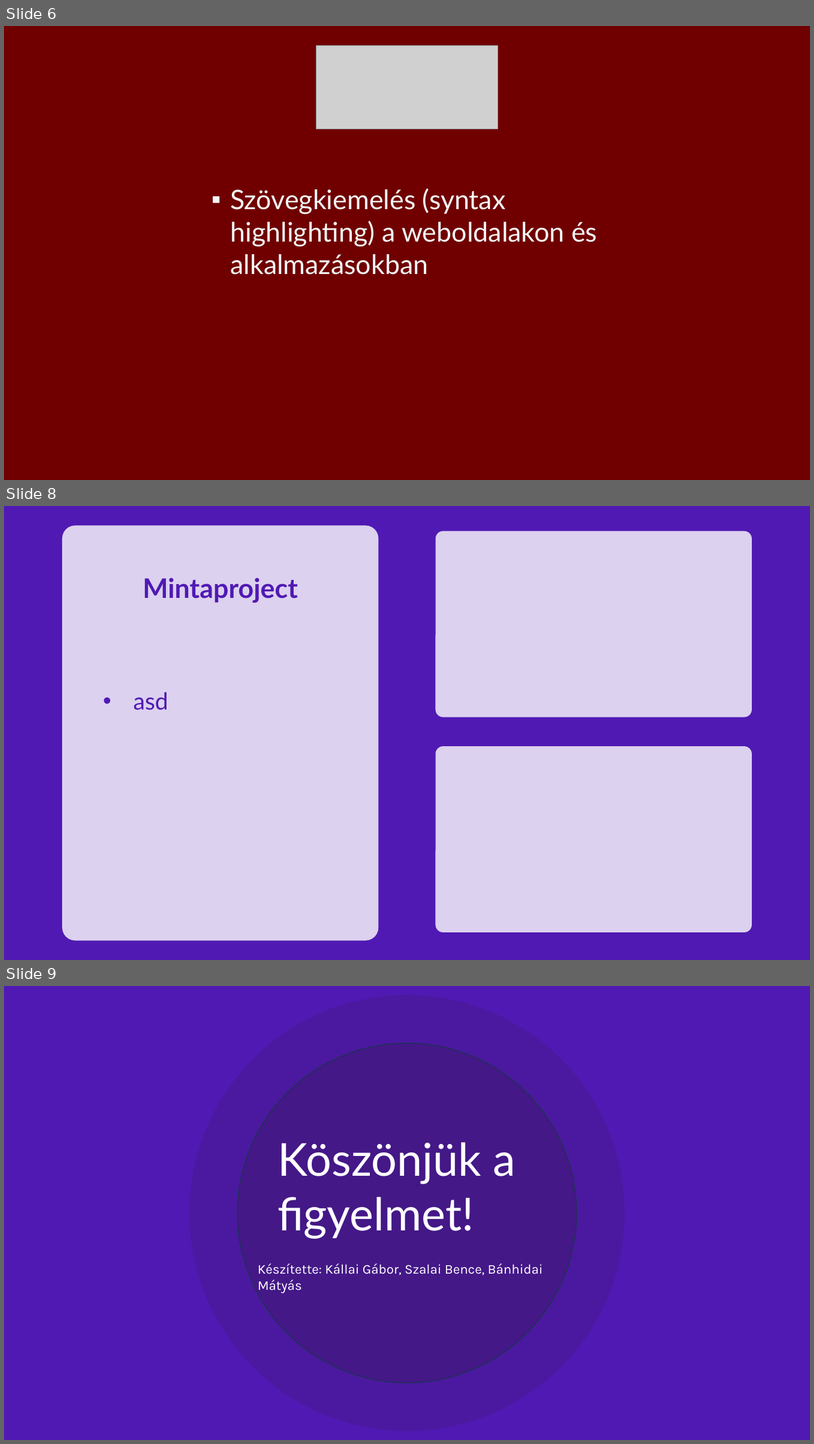
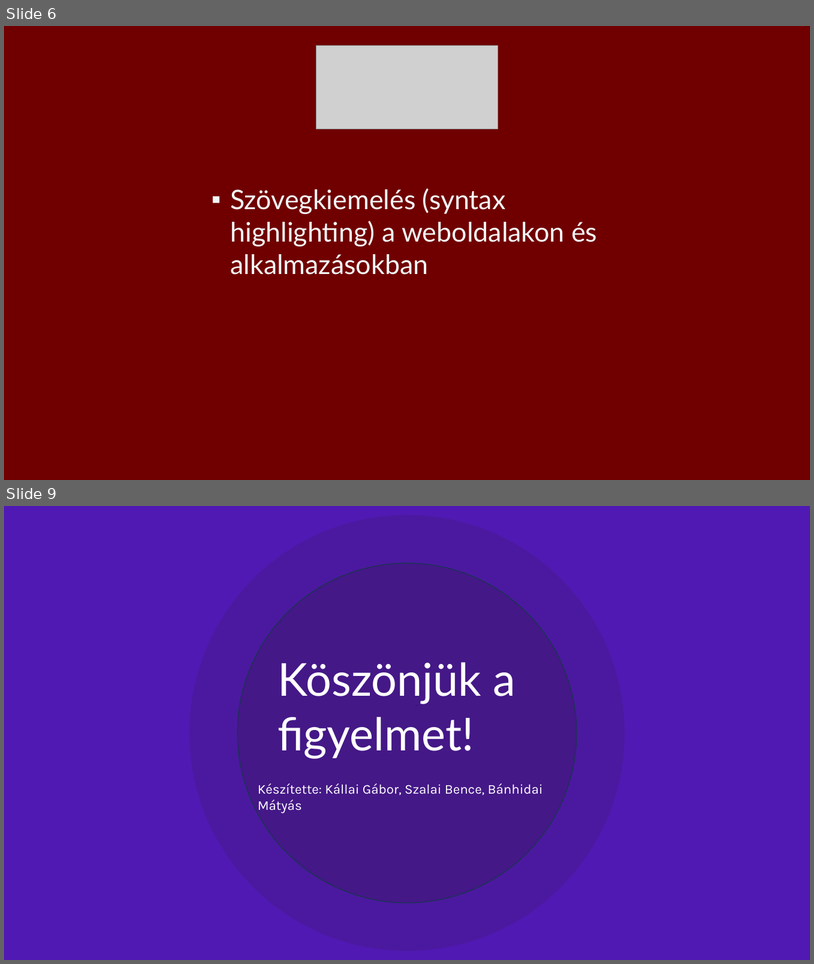
Before and after one commit to Benceszalaiii/HTML-PPT-Project, a slide deck: Prezentáció.pptx. Shown one above the other, each under a label of ours: slides 6, 8 and 9 before the commit, slides 6 and 9 after it; the slides between them are not shown. The pictures are 814x1444 and 814x964 pixels, drawn with LibreOffice and Linux fonts; fonts in the diff are those of the drawing; grey boxes stand for pictures. Boxes give left, top, right and bottom in pixels: in the first picture for what was removed or moved away, otherwise in the second. Text is boxed around its words. In the diff, an @@ line names an element or a change of style, - is before the commit and + after.

```diff
--- a/Prezentáció.pptx
+++ b/Prezentáció.pptx
@@ slide 8 removed at [4,506,810,960], background #5019B3 @@
@@ rounded rectangle removed at [62,525,378,940] @@
@@ rounded rectangle removed at [436,531,752,717] @@
@@ text removed at [143,578,298,603] @@
-Mintaproject
@@ text removed at [134,692,168,710] @@
-• asd
@@ rounded rectangle removed at [436,746,752,932] @@
```
Also in this commit, not shown: 1 slide changed, 1 slide added.
